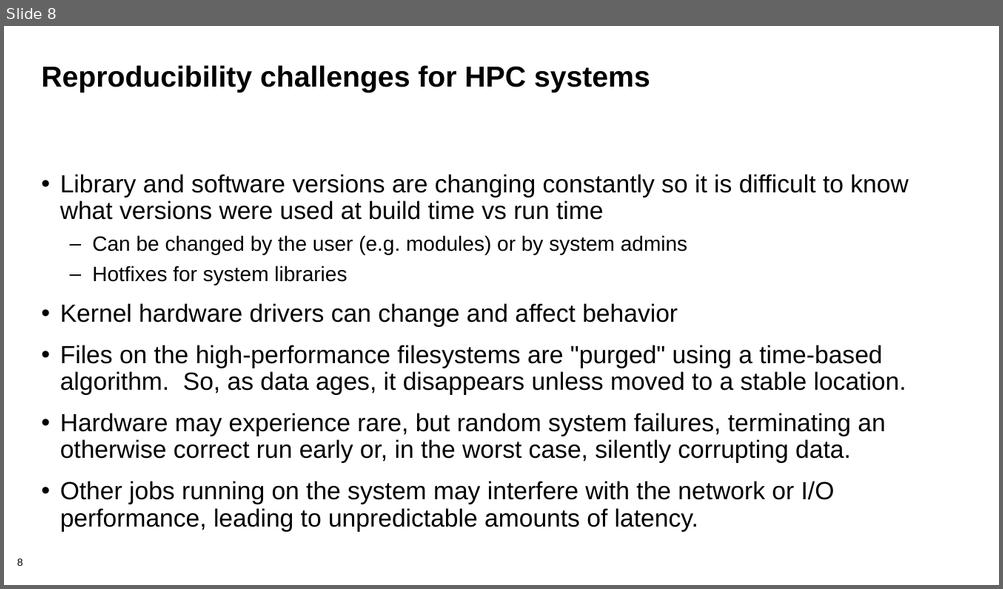
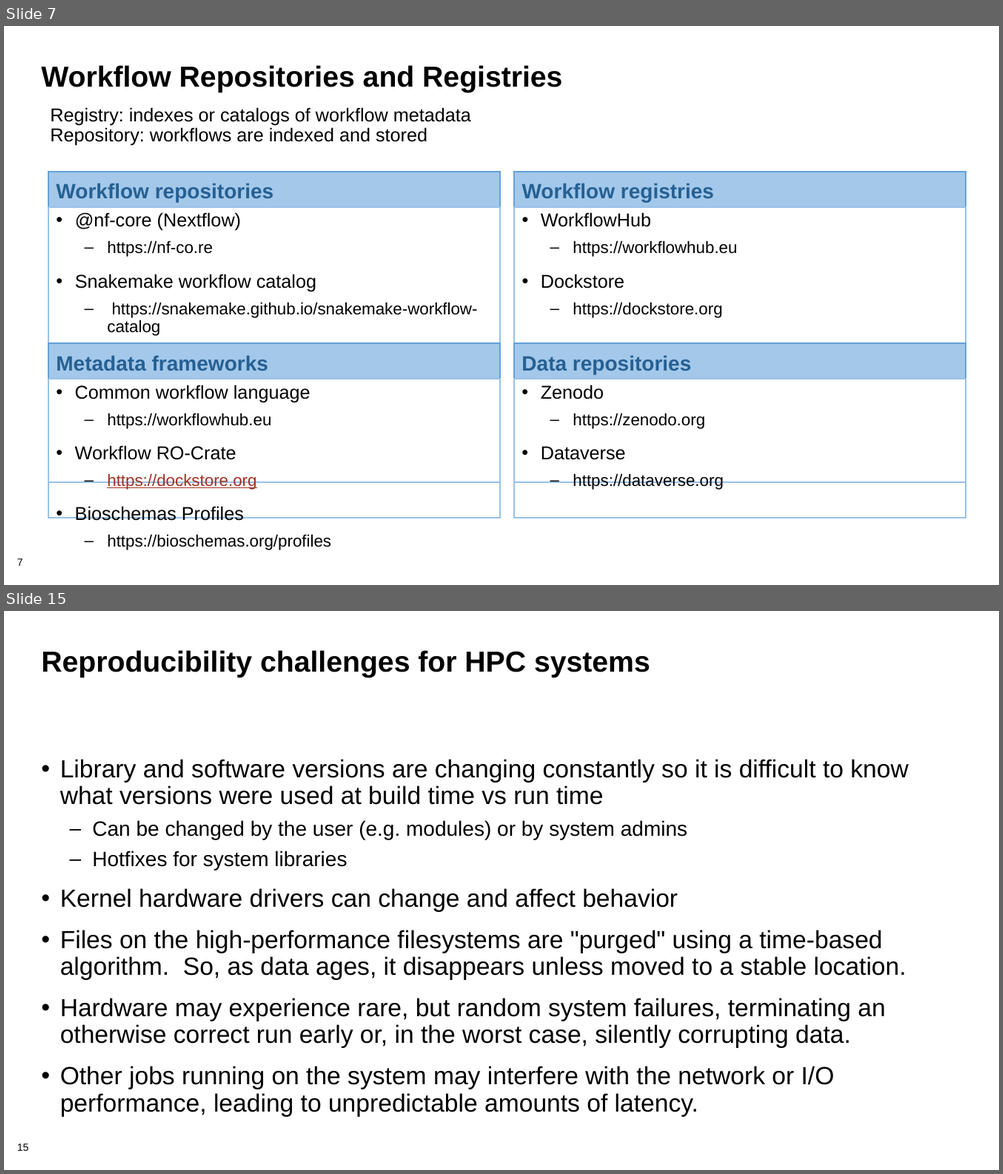
Before and after one commit to bssw-tutorial/presentations, a slide deck: rep-workflows.pptx. Shown one above the other, each under a label of ours: slide 8 before the commit, slides 7 and 15 after it; the slides between them are not shown. The pictures are 1003x589 and 1003x1174 pixels, drawn with LibreOffice and Linux fonts; fonts in the diff are those of the drawing; background and template pictures are left out. Boxes give left, top, right and bottom in pixels: in the first picture for what was removed or moved away, otherwise in the second. Text is boxed around its words. In the diff, an @@ line names an element or a change of style, - is before the commit and + after.

Commit message:
Removed Summit containers; added workflow paradigms

```diff
--- a/rep-workflows.pptx
+++ b/rep-workflows.pptx
@@ slide 7 added at <box>4,26,999,585</box>, background #FFFFFF; not listed: 1 template element that a slide beside it also shows @@
@@ title added at <box>41,65,562,93</box>, 28 pt, text #000000, bold @@
+Workflow Repositories and Registries
@@ text added at <box>50,107,471,146</box>, 18 pt, text #000000 @@
+Registry: indexes or catalogs of workflow metadata
+Repository: workflows are indexed and stored
@@ text added at <box>48,172,500,207</box>, fill #A3C8EA, outline #64A1D7 1.5 pt, 20 pt, text #266093, bold @@
+Workflow repositories
@@ text added at <box>515,172,966,207</box>, fill #A3C8EA, outline #64A1D7 1.5 pt, 20 pt, text #266093, bold @@
+Workflow registries
@@ text added at <box>48,207,500,483</box>, outline #98C1E8 1.5 pt, 16 pt, text #000000 @@
+• @nf-core (Nextflow)
+  – https://nf-co.re
+• Snakemake workflow catalog
+  – https://snakemake.github.io/snakemake-workflow-catalog
@@ text added at <box>515,207,966,483</box>, outline #98C1E8 1.5 pt, 16 pt, text #000000 @@
+• WorkflowHub
+  – https://workflowhub.eu
+• Dockstore
+  – https://dockstore.org
@@ rectangle added at <box>48,343,500,379</box>, fill #A3C8EA, outline #64A1D7 1.5 pt, 20 pt, text #266093, bold @@
+Metadata frameworks
@@ rectangle added at <box>515,343,966,379</box>, fill #A3C8EA, outline #64A1D7 1.5 pt, 20 pt, text #266093, bold @@
+Data repositories
@@ rectangle added at <box>48,380,500,519</box>, outline #98C1E8 1.5 pt, 16 pt, text #000000 @@
+• Common workflow language
+  – https://workflowhub.eu
+• Workflow RO-Crate
+  – https://dockstore.org
+• Bioschemas Profiles
+  – https://bioschemas.org/profiles
@@ rectangle added at <box>515,380,966,519</box>, outline #98C1E8 1.5 pt, 16 pt, text #000000 @@
+• Zenodo
+  – https://zenodo.org
+• Dataverse
+  – https://dataverse.org
@@ what was slide 8 is now slide 15 @@
@@ page number at <box>17,1144,29,1151</box>: text changed @@
-8
+15
```
Also in this commit, not shown: 13 slides changed, 11 other slides added, 1 slide removed.
